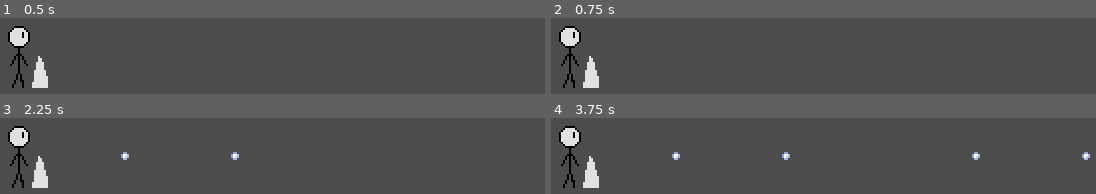
Above: before the commit, frames 1-4 (two rows, left to right).
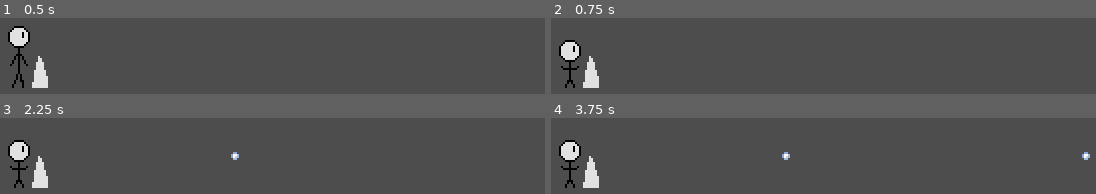
Above: after the commit, the same moments.

Repository: Poizenes/GWJ-Freeze
Game: Godot game, scene res://scenes/game_scene.tscn
Same seed, same stepped clock (60 frames per second), same inputs: the game is played once before the commit and once after it.
Inputs:
- Up to frame 1 (0.5 s): no input
- Up to frame 2 (0.75 s): hold S (duck) from 0.53 s (still down)
- Up to frame 3 (2.25 s): tap Space (throw) at 0.8, 1.35 s; release S (duck) at 1.28 s; tap S (duck) at 1.55 s; hold S (duck) from 2.03 s (still down)
- Up to frame 4 (3.75 s): tap Space (throw) at 2.3, 2.85 s; release S (duck) at 2.78 s; tap S (duck) at 3.05 s; hold S (duck) from 3.53 s (still down)

Frame 1 is identical in both runs. In frame 2, 1.9% of the frame differs, in the area x 1-6%, y 10-93%; in frame 3, 2.0%; in frame 4, 2.1%, in the area x 1-79%, y 10-93%.

Commit message:
Added duck animation

Diff:
--- a/game/scenes/player.tscn
+++ b/game/scenes/player.tscn
@@ -1,11 +1,28 @@
-[gd_scene load_steps=12 format=3 uid="uid://sfgnl556drib"]
+[gd_scene load_steps=17 format=3 uid="uid://sfgnl556drib"]
 
 [ext_resource type="Script" path="res://scripts/player.gd" id="1_vleww"]
 [ext_resource type="Texture2D" uid="uid://dpc0x8rrc2hgj" path="res://assets/animation/character/idle/idle.png" id="2_7pg07"]
+[ext_resource type="Texture2D" uid="uid://ovp7600528mt" path="res://assets/animation/character/duck/duck.png" id="2_xnoni"]
 [ext_resource type="Texture2D" uid="uid://dw1apq8dmch58" path="res://assets/animation/character/throw/throw.png" id="3_q57fv"]
 
 [sub_resource type="RectangleShape2D" id="RectangleShape2D_go240"]
 size = Vector2(11, 31)
+
+[sub_resource type="AtlasTexture" id="AtlasTexture_3h7yn"]
+atlas = ExtResource("2_xnoni")
+region = Rect2(0, 0, 16, 32)
+
+[sub_resource type="AtlasTexture" id="AtlasTexture_vnyvc"]
+atlas = ExtResource("2_xnoni")
+region = Rect2(16, 0, 16, 32)
+
+[sub_resource type="AtlasTexture" id="AtlasTexture_4mh2q"]
+atlas = ExtResource("2_xnoni")
+region = Rect2(32, 0, 16, 32)
+
+[sub_resource type="AtlasTexture" id="AtlasTexture_h4ee3"]
+atlas = ExtResource("2_xnoni")
+region = Rect2(48, 0, 16, 32)
 
 [sub_resource type="AtlasTexture" id="AtlasTexture_3mm7k"]
 atlas = ExtResource("2_7pg07")
@@ -33,6 +50,23 @@
 
 [sub_resource type="SpriteFrames" id="SpriteFrames_csfri"]
 animations = [{
+"frames": [{
+"duration": 1.0,
+"texture": SubResource("AtlasTexture_3h7yn")
+}, {
+"duration": 1.0,
+"texture": SubResource("AtlasTexture_vnyvc")
+}, {
+"duration": 1.0,
+"texture": SubResource("AtlasTexture_4mh2q")
+}, {
+"duration": 1.0,
+"texture": SubResource("AtlasTexture_h4ee3")
+}],
+"loop": false,
+"name": &"duck",
+"speed": 5.0
+}, {
 "frames": [{
 "duration": 1.0,
 "texture": SubResource("AtlasTexture_3mm7k")
@@ -71,8 +105,6 @@
 
 [node name="AnimatedSprite2D" type="AnimatedSprite2D" parent="."]
 sprite_frames = SubResource("SpriteFrames_csfri")
-animation = &"throw"
-frame = 3
-frame_progress = 1.0
+animation = &"duck"
 
 [connection signal="animation_finished" from="AnimatedSprite2D" to="." method="on_animation_finished"]
--- a/game/scripts/player.gd
+++ b/game/scripts/player.gd
@@ -3,6 +3,7 @@
 @export_group("Animation")
 @export var IDLE_ANIMATION_SPEED_SCALE : float =  0.4
 @export var THROW_ANIMATION_SPEED_SCALE : float = 3
+@export var DUCK_ANIMATION_SPEED_SCALE : float = 2
 
 var ducked := false
 
@@ -14,11 +15,12 @@
 func _input(event: InputEvent) -> void:
 	if event.is_action_pressed("duck"):
 		ducked = true
-	else:
+		duck()
+	if event.is_action_released("duck"):
 		ducked = false
+		duck(true)
 	if event.is_action_released("throw"):
 		throw()
-
 
 func on_hit() -> void:
 	if not ducked:
@@ -32,9 +34,18 @@
 		sprite.play("idle")
 		sprite.speed_scale = IDLE_ANIMATION_SPEED_SCALE
 
+func duck(backwards: bool = false) -> void:
+	if backwards:
+		sprite.play_backwards("duck")
+	else:
+		sprite.play("duck")
+	sprite.speed_scale = DUCK_ANIMATION_SPEED_SCALE
+
 func on_animation_finished() -> void:
 	if sprite.animation == "throw":
 		var snowball = load("res://scenes/snowball.tscn").instantiate()
 		get_parent().add_child(snowball)
 		snowball.position = position
 		idle()
+	elif sprite.animation == "duck" and sprite.frame == 0:
+		idle()
Not shown, added: game/assets/animation/character/duck/duck.png.import
